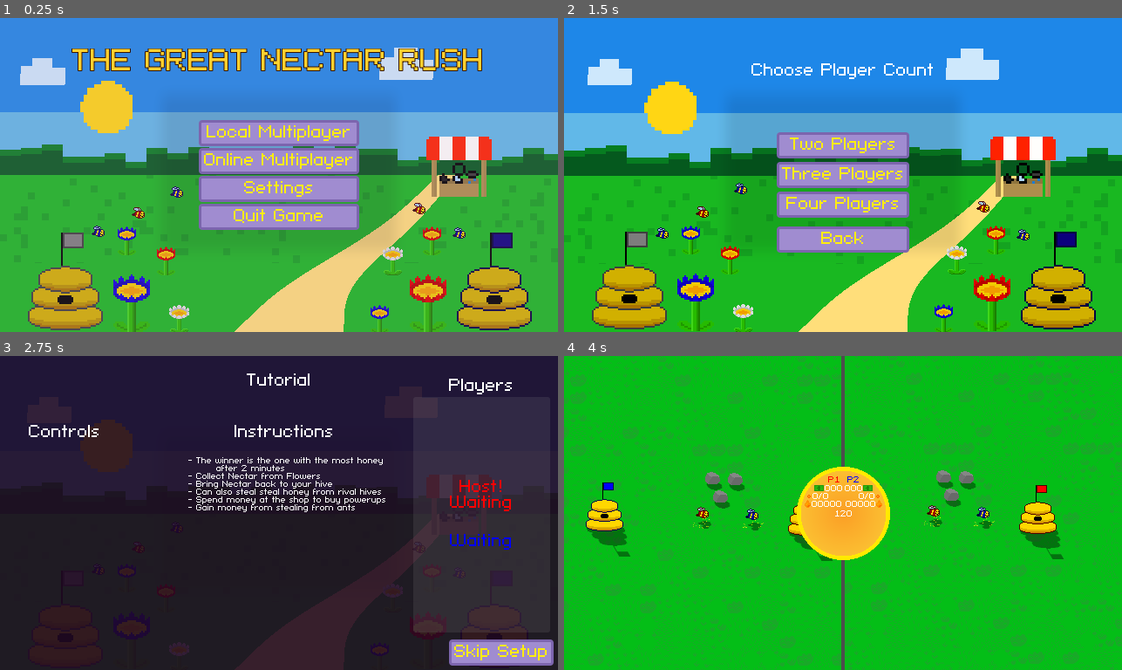
Above: before the commit, frames 1-4 (two rows, left to right).
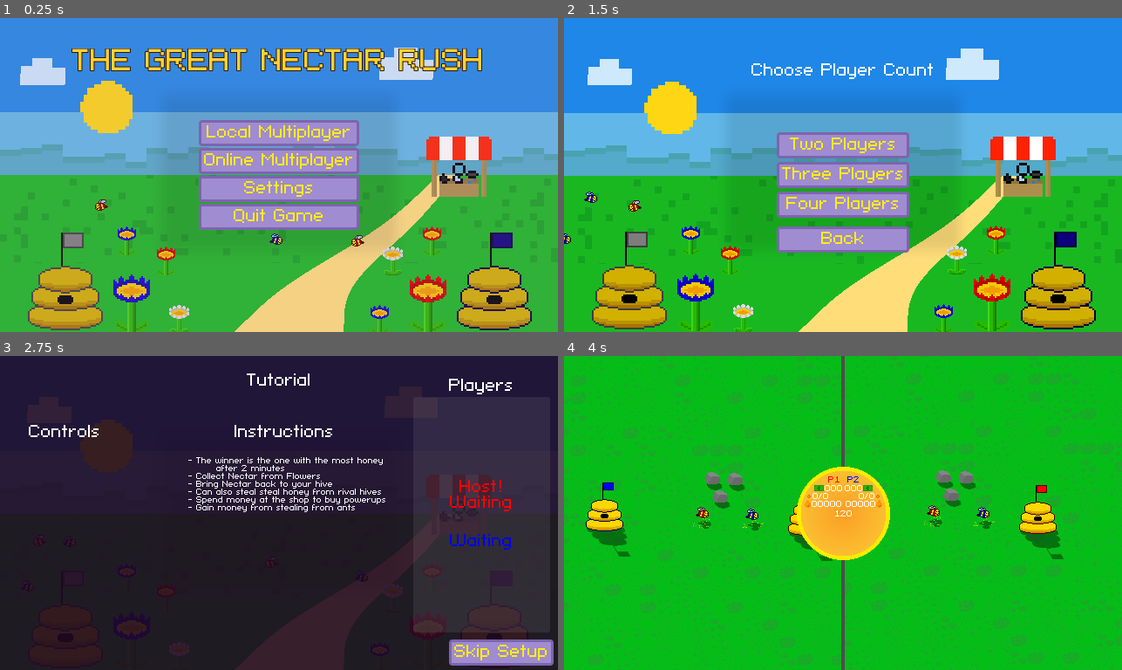
Above: after the commit, the same moments.

Repository: coloredasterisk/Alberta-Game-Jam-2026
Game: Godot game, scene res://scenes/main.tscn
The game is run twice, just before and just after one commit, with the same random seed, the same clock (stepped at 60 frames per second) and the same inputs.
Inputs (mouse positions are in pixels of both pictures, inside the frame that each line leads up to):
- Up to frame 1 (0.25 s): no input
- Up to frame 2 (1.5 s): tap Enter (p2_interact) at 0.5 s; move the mouse to (965, 159) at 0.52 s; hold D (p1_move_right) 0.53-1.25 s; tap E (p1_interact) at 0.6 s; click (965, 159) at 0.67 s; click "Local Multiplayer" at 1.25 s
- Up to frame 3 (2.75 s): click "Two Players" at 2 s
- Up to frame 4 (4 s): click "Skip Setup" at 2.75 s; drag from (731, 528) to (603, 516) at 3.52 s

The runs differ from the first frame. In frame 1, 5.2% of the frame differs, in the area x 0-100%, y 40-73%; in frame 2, 5.9%, in the area x 0-100%, y 40-72%; in frame 3, less than 0.1%; in frame 4, nothing differs.

Commit message:
Refine hedge and bee flight paths

Diff:
--- a/scripts/golden_bloom_valley_controller.gd
+++ b/scripts/golden_bloom_valley_controller.gd
@@ -88,19 +88,29 @@
 
 
 func _build_bees() -> void:
-	# Five animated bees follow two edge routes, leaving the centre quiet.
-	var positions := [Vector2(112, 245), Vector2(158, 222), Vector2(202, 197), Vector2(480, 218), Vector2(526, 248)]
+	# A fixed seed makes the composition reproducible, while every bee receives
+	# its own randomized horizontal speed, direction, altitude, and wave shape.
+	var random := RandomNumberGenerator.new()
+	random.seed = 20260927
 	for i in BEE_COUNT:
 		var bee := AnimatedSprite2D.new()
 		bee.name = "Bee%d" % (i + 1)
 		bee.sprite_frames = BEE_FRAMES
 		bee.animation = &"blue" if i % 2 == 0 else &"red"
 		bee.autoplay = bee.animation
-		bee.position = positions[i]
+		var base_y := random.randf_range(192.0, 266.0)
+		bee.position = Vector2(random.randf_range(-25.0, 665.0), base_y)
 		bee.texture_filter = CanvasItem.TEXTURE_FILTER_NEAREST
-		bee.set_meta("base_position", positions[i])
+		bee.set_meta("base_position", bee.position)
 		bee.set_meta("parallax_depth", 1.12)
-		bee.set_meta("motion_phase", float(i) * 1.37)
+		bee.set_meta("motion_phase", random.randf_range(0.0, TAU))
+		bee.set_meta("flight_speed", random.randf_range(18.0, 42.0))
+		bee.set_meta("flight_direction", -1.0 if i % 2 else 1.0)
+		bee.set_meta("flight_altitude", base_y)
+		bee.set_meta("flight_wave_a", random.randf_range(5.0, 14.0))
+		bee.set_meta("flight_wave_b", random.randf_range(2.0, 7.0))
+		bee.set_meta("flight_frequency_a", random.randf_range(0.75, 1.35))
+		bee.set_meta("flight_frequency_b", random.randf_range(1.7, 2.8))
 		_asset_layer.add_child(bee)
 		_animated_assets.append(bee)
 
@@ -141,10 +151,24 @@
 		var depth: float = item.get_meta("parallax_depth")
 		var phase: float = item.get_meta("motion_phase")
 		var parallax := pointer_delta * Vector2(10.0, 6.0) * depth if pointer_reaction else Vector2.ZERO
-		var bob := Vector2.ZERO
-		if not reduced_motion and item is AnimatedSprite2D:
-			bob.y = sin(time_value * 1.7 + phase) * 2.0
-		item.position = base_position + parallax + bob
+		if item is AnimatedSprite2D and not reduced_motion:
+			# Each bee wraps horizontally across a 700-pixel route and follows a
+			# unique two-frequency wave, producing non-repeating-looking paths.
+			var speed: float = item.get_meta("flight_speed")
+			var direction: float = item.get_meta("flight_direction")
+			var travel := fmod(base_position.x + time_value * speed, 700.0)
+			var x := travel - 30.0 if direction > 0.0 else 670.0 - travel
+			var altitude: float = item.get_meta("flight_altitude")
+			var wave_a: float = item.get_meta("flight_wave_a")
+			var wave_b: float = item.get_meta("flight_wave_b")
+			var frequency_a: float = item.get_meta("flight_frequency_a")
+			var frequency_b: float = item.get_meta("flight_frequency_b")
+			var y := altitude + sin(time_value * frequency_a + phase) * wave_a
+			y += sin(time_value * frequency_b + phase * 1.73) * wave_b
+			item.position = Vector2(x, y) + parallax
+			(item as AnimatedSprite2D).flip_h = direction < 0.0
+		else:
+			item.position = base_position + parallax
 
 
 func _input(event: InputEvent) -> void:
--- a/shaders/golden_bloom_valley.gdshader
+++ b/shaders/golden_bloom_valley.gdshader
@@ -25,6 +25,10 @@
 uniform vec4 meadow_color : source_color = vec4(0.10, 0.72, 0.13, 1.0);
 uniform vec4 meadow_shadow : source_color = vec4(0.05, 0.53, 0.12, 1.0);
 uniform vec4 path_color : source_color = vec4(1.0, 0.87, 0.48, 1.0);
+
+// The hedge was reduced after visual review. At 0.15 it remains a distant
+// suggestion rather than the solid tree wall used in the first version.
+uniform float hedge_visibility : hint_range(0.0, 1.0, 0.01) = 0.15;
 
 // Final values selected in the interactive tuner. They remain uniforms so a
 // developer can adjust the material without exposing controls to users.
@@ -83,10 +87,10 @@
 	float hedge_cell = floor(world_pixel.x / 24.0);
 	float hedge_height = mix(12.0, 34.0, hash11(hedge_cell + 4.0));
 	float hedge = step(hedge_line * design_resolution.y - hedge_height, world_pixel.y);
-	color = mix(color, hedge_dark.rgb, hedge);
+	color = mix(color, hedge_dark.rgb, hedge * hedge_visibility);
 	float hedge_highlight = step(hedge_line * design_resolution.y - hedge_height, world_pixel.y)
 		* (1.0 - step(hedge_line * design_resolution.y - hedge_height + 7.0, world_pixel.y));
-	color = mix(color, hedge_light.rgb, hedge_highlight);
+	color = mix(color, hedge_light.rgb, hedge_highlight * hedge_visibility);
 
 	// Meadow begins below the hedge. Sparse eight-pixel marks echo grass.png.
 	float meadow = step(0.50, world_uv.y);
Not shown, changed: shaders/GOLDEN_BLOOM_VALLEY_USAGE.md
